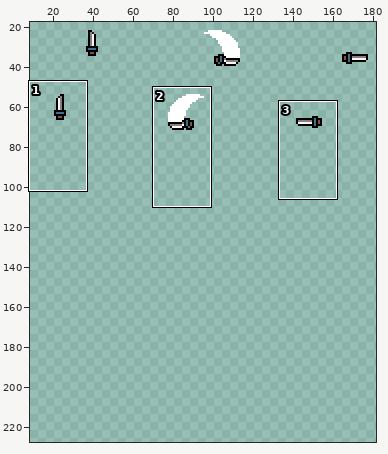
Two versions of one sprite sheet, Assets/melee_attack.png. Above: a wide view before the commit, with the close-up outlined.
Close-up. Before the edit:
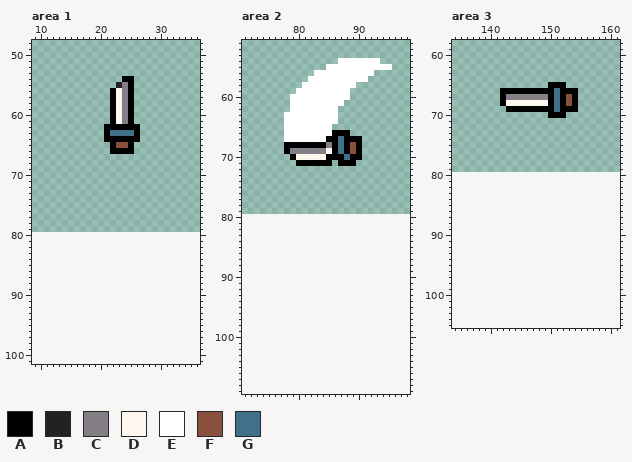
The file is 192x64 pixels. Shown: area 1: x 9..36, y 48..101; area 2: x 71..98, y 51..109; area 3: x 134..161, y 58..105. The old version is drawn lined up with the new one, on the new canvas. The wide view leaves out empty margins. The commit also changed other parts of the picture, which this record leaves out.
Palette (. is transparent): A #000000  B #222222  C #847e87  D #fdf7ed  E #ffffff  F #8a503e  G #417089
Pixels before, area 1, first column x 21:
54 ...AA.
55 ..BCA.
56 .ADCA.
57 .ADCA.
58 .ADCA.
59 .ADCA.
60 .ADCA.
61 .ADCA.
62 AAAAAA
63 AGGGGA
64 AAAAAA
65 .AFFA.
66 .AAAA.
Pixels before, area 2, first column x 78:
54 .........EEEEEEE..
55 .......EEEEEEEEEEE
56 .....EEEEEEEEEE...
57 ....EEEEEEEEEE....
58 ...EEEEEEEEE......
59 ..EEEEEEEEE.......
60 .EEEEEEEEEE.......
61 .EEEEEEEEE........
62 .EEEEEEEE.........
63 EEEEEEEEE.........
64 EEEEEEEEE.........
65 EEEEEEEE..........
66 EEEEEEEEAAA.......
67 EEEEEEEAAGAAA.....
68 AAAAAAACAGAFA.....
69 ACCCCCCDAGAFA.....
70 .ADDDDDAAAGAA.....
71 ..AAAAAA.AAA......
Pixels before, area 3, first column x 142:
65 ........AAA..
66 AAAAAAAAAGAAA
67 ACCCCCCCAGAFA
68 ADDDDDDDAGAFA
69 .AAAAAAAAGAAA
70 ........AAA..
New version:
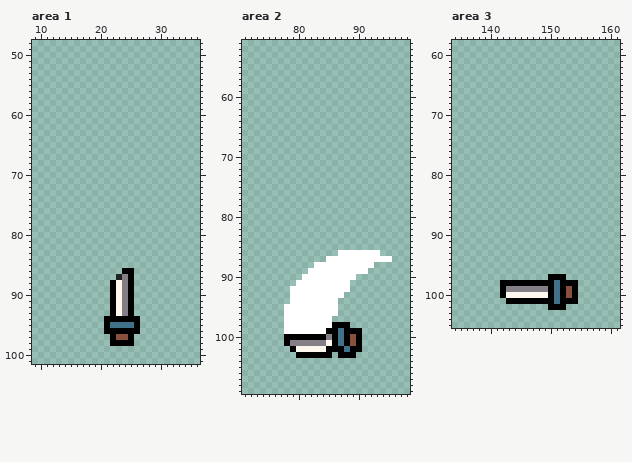
Changes in this commit:
canvas 192x64 -> 192x256, the old top-left corner now at 0,16
Changed rows in their new state; - is an unchanged pixel.
Area 1:
first column x 21:
 54 ---..-
 55 --...-
 56 -....-
 57 -....-
 58 -....-
 59 -....-
 60 -....-
 61 -....-
 62 ......
 63 ......
 64 ......
 65 -....-
 66 -....-
first column x 21:
 86 ---AA-
 87 --BCA-
 88 -ADCA-
 89 -ADCA-
 90 -ADCA-
 91 -ADCA-
 92 -ADCA-
 93 -ADCA-
 94 AAAAAA
 95 AGGGGA
 96 AAAAAA
 97 -AFFA-
 98 -AAAA-
Area 2:
first column x 78:
 54 ---------.......--
 55 -------...........
 56 -----..........---
 57 ----..........----
 58 ---.........------
 59 --.........-------
 60 -..........-------
 61 -.........--------
 62 -........---------
 63 .........---------
 64 .........---------
 65 ........----------
 66 ...........-------
 67 .............-----
 68 .............-----
 69 .............-----
 70 -............-----
 71 --......-...------
first column x 78:
 86 ---------EEEEEEE--
 87 -------EEEEEEEEEEE
 88 -----EEEEEEEEEE---
 89 ----EEEEEEEEEE----
 90 ---EEEEEEEEE------
 91 --EEEEEEEEE-------
 92 -EEEEEEEEEE-------
 93 -EEEEEEEEE--------
 94 -EEEEEEEE---------
 95 EEEEEEEEE---------
 96 EEEEEEEEE---------
 97 EEEEEEEE----------
 98 EEEEEEEEAAA-------
 99 EEEEEEEAAGAAA-----
100 AAAAAAACAGAFA-----
101 ACCCCCCDAGAFA-----
102 -ADDDDDAAAGAA-----
103 --AAAAAA-AAA------
Area 3:
first column x 142:
 65 --------...--
 66 .............
 67 .............
 68 .............
 69 -............
 70 --------...--
first column x 142:
 97 --------AAA--
 98 AAAAAAAAAGAAA
 99 ACCCCCCCAGAFA
100 ADDDDDDDAGAFA
101 -AAAAAAAAGAAA
102 --------AAA--
